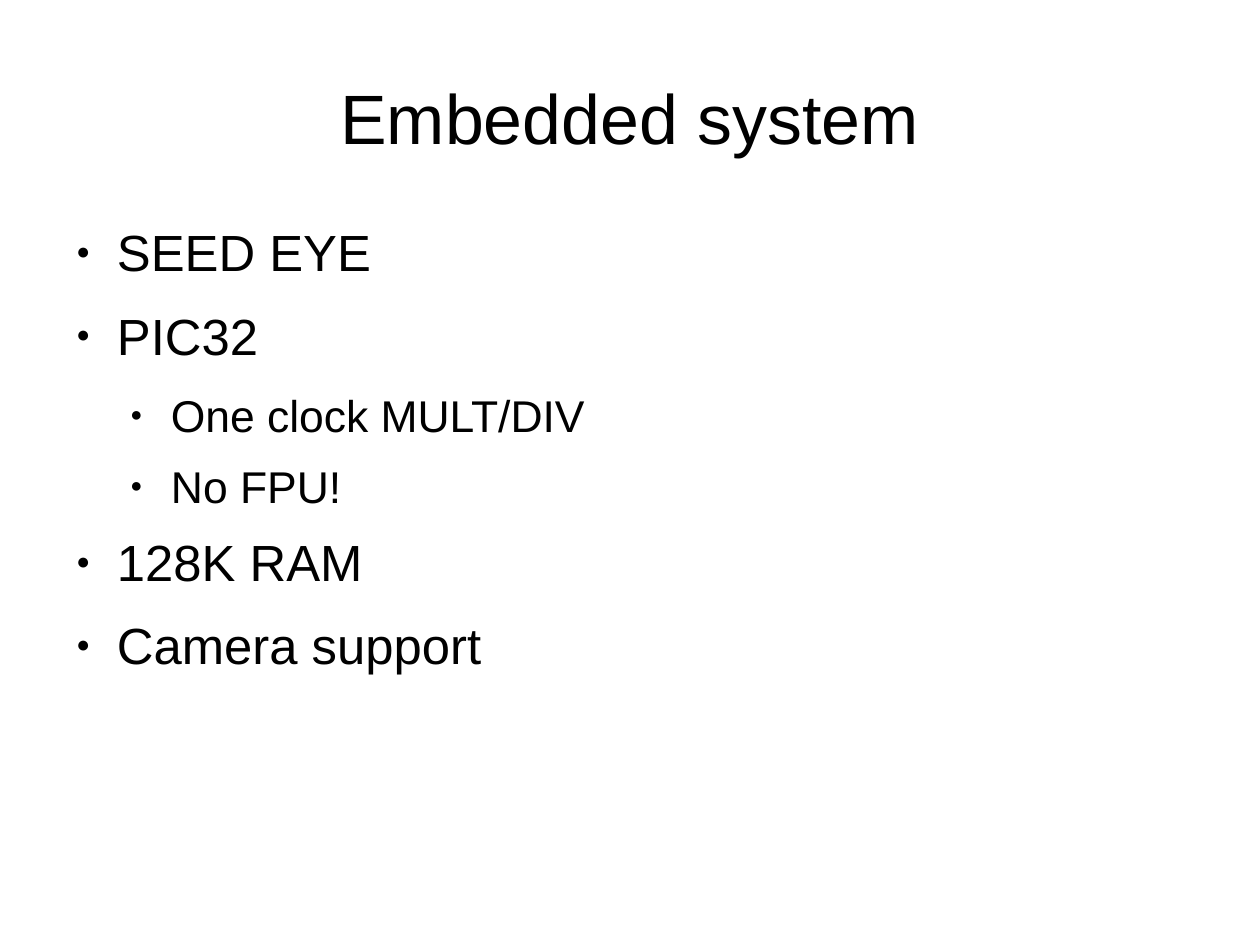
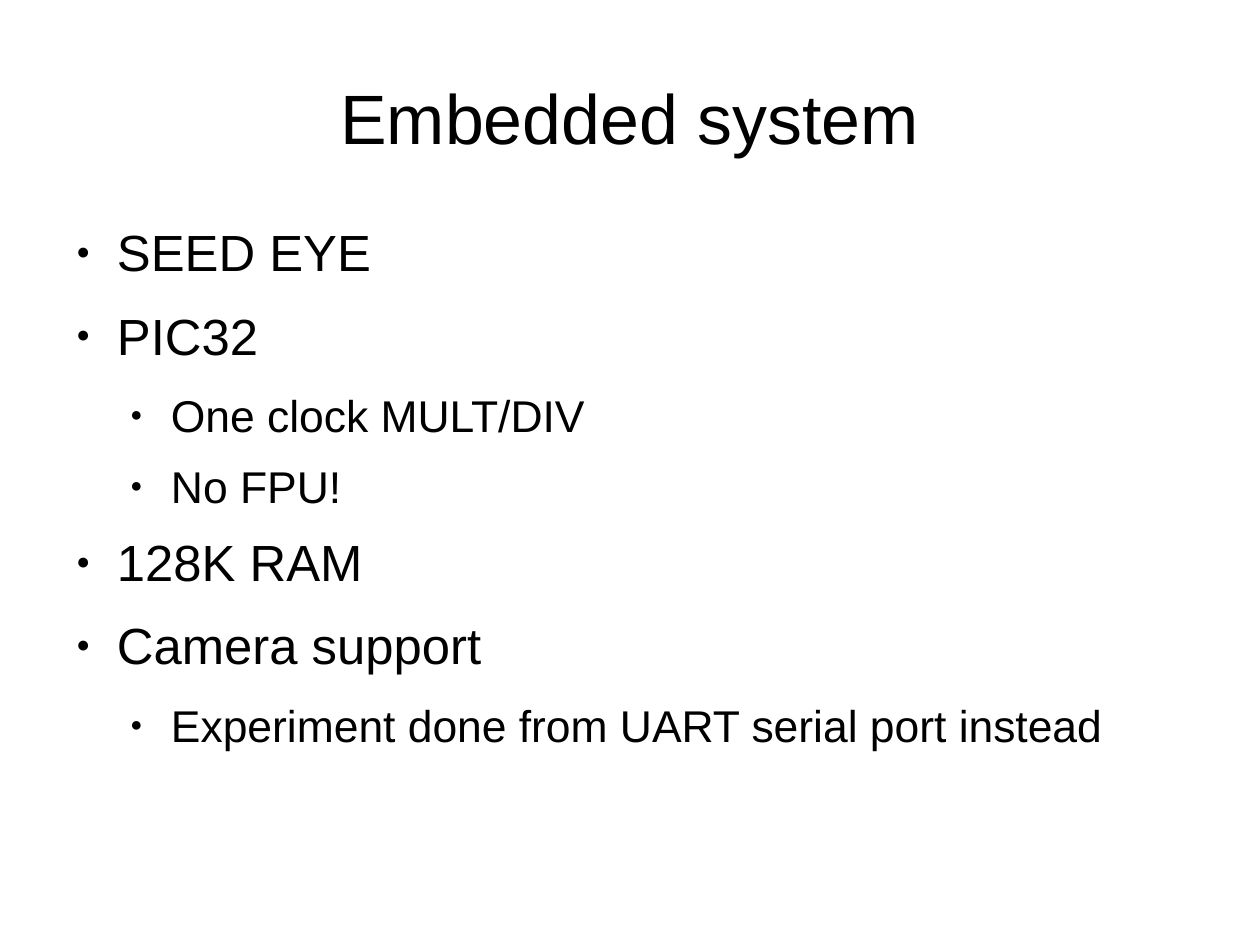
Before and after one commit to 0Chuzz/SNproject, a slide deck: slide 4 of slides.odp. Drawn at 1260x945 pixels with LibreOffice and Linux fonts; fonts in the diff are those of the drawing. Boxes give left, top, right and bottom in pixels: in the first picture for what was removed or moved away, otherwise in the second. Text is boxed around its words. In the diff, an @@ line names an element or a change of style, - is before the commit and + after.

```diff
--- a/slides.odp
+++ b/slides.odp
@@ text at bbox=[171, 709, 1102, 751]: paragraph added @@
+  ● Experiment done from UART serial port instead
```
Also in this commit, not shown: 6 other slides changed, 6 slides added, 1 slide removed.
